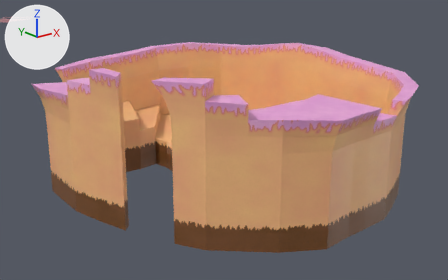
A saved change to the FBX model SurfnTurfGame/Assets/SurfNTurf/Meshes/Main_World/SM_World.fbx.
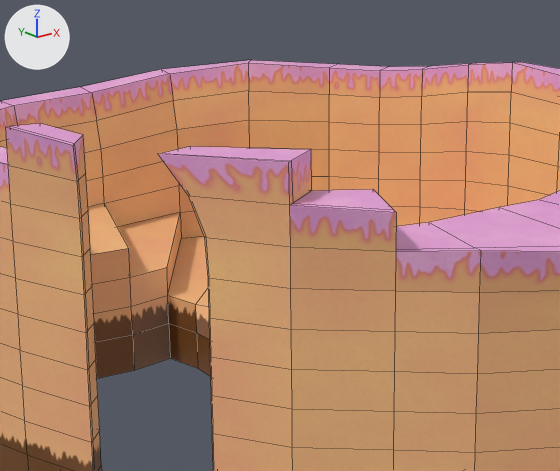
Old and new are each drawn from a camera (50 mm lens) standing at (5990.0, 4482.0, 163.0) and looking at (6343.0, 4924.0, -13.0) and again close up on the part from 19% to 70% of the width and 6% to 75% of the height. The axes (+X, +Y, +Z) are drawn at upper left. The lights are the same throughout. The last two pictures show the newer version. The close-ups show mesh edges as thin lines. Where no turn or scale is listed for an object, it has been applied to the vertices. Vertices at exactly the same position are counted once.

Names of what the first close-up shows: 'Intro_Island'.
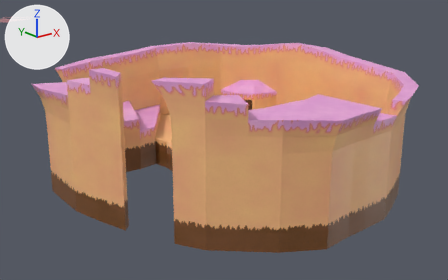
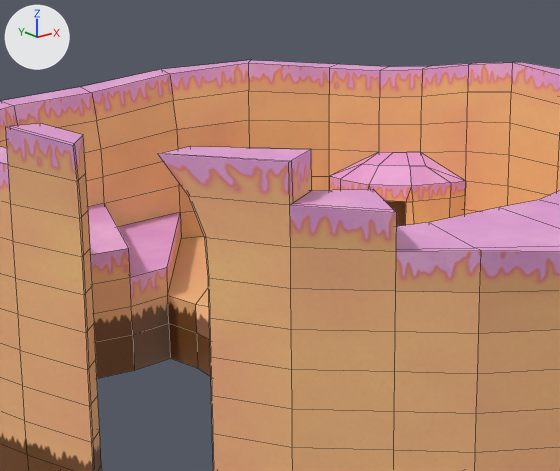
Changed parts and their boxes (x1, y1, x2, y2) in the close-ups (560 x 471 px):
part 1 of me_plane_002, added: after (329, 152, 466, 227)
part 2 of me_plane_002, surface changed (beige to pink): (88, 204, 181, 300) in both

The change, as a diff of the scene's bpy script:
```diff
--- a/SurfnTurfGame/Assets/SurfNTurf/Meshes/Main_World/SM_World.fbx.py
+++ b/SurfnTurfGame/Assets/SurfNTurf/Meshes/Main_World/SM_World.fbx.py
@@ me_plane_002 @@
 # used by ob_intro_island; location = (6261.9, 4811.5, 0.0)
-me_plane_002.from_pydata(...)  # 624 vertices, 592 faces; spans x -110.0..152.0, y -109.0..172.0, z -13.0..90.0
+me_plane_002.from_pydata(...)  # 666 vertices, 627 faces; spans x -110.0..152.0, y -109.0..172.0, z -13.0..90.0
+# me_plane_002 part 1: a new loose piece of 42 vertices spanning x 91.0..123.0, y 86.0..130.0, z 10.0..42.0, in mat_material (picture img_t_pie_png)
+# me_plane_002 part 2: 21 kept faces spanning x -64.0..133.0, y -91.0..153.0, z 10.0..50.0 get new texture (UV) coordinates
 me_plane_002.materials.append(mat_material)
```
